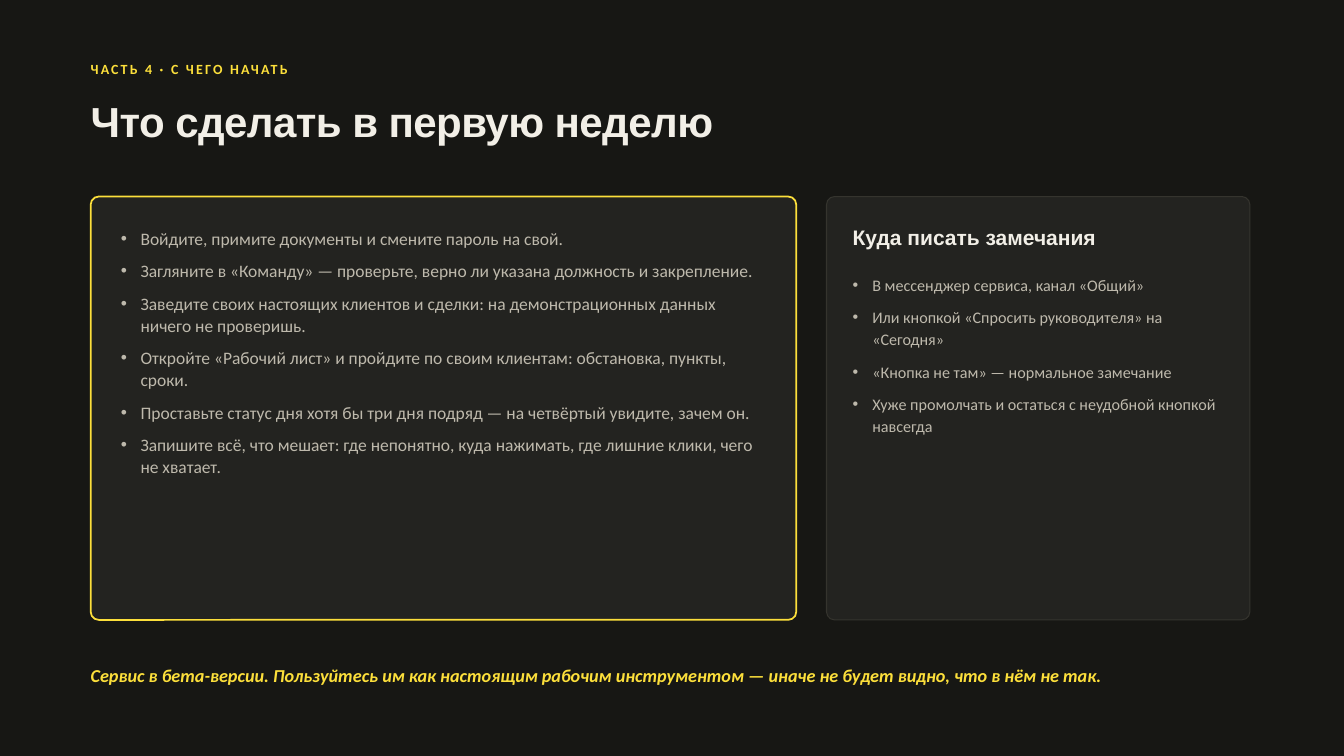
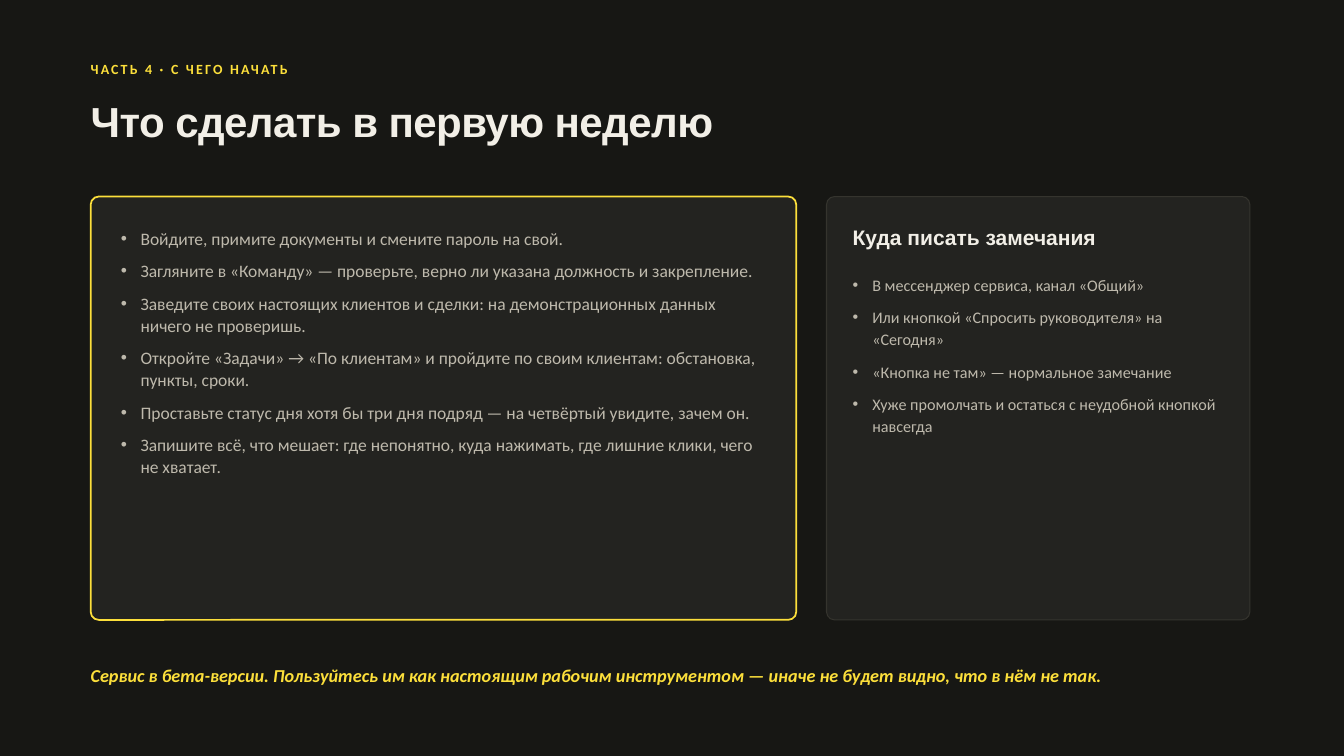
Before and after one commit to ArturFirstow/Colizeum__CRM, a slide deck: slide 36 of docs/Colizeum_Agency_обучение.pptx. Drawn at 1344x756 pixels with LibreOffice and Linux fonts; fonts in the diff are those of the drawing. Boxes give left, top, right and bottom in pixels: in the first picture for what was removed or moved away, otherwise in the second. Text is boxed around its words. In the diff, an @@ line names an element or a change of style, - is before the commit and + after.

```diff
--- a/docs/Colizeum_Agency_обучение.pptx
+++ b/docs/Colizeum_Agency_обучение.pptx
@@ text at [141,352,755,389]: text changed @@
-• Откройте «Рабочий лист» и пройдите по своим клиентам: обстановка, пункты, сроки.
+• Откройте «Задачи» → «По клиентам» и пройдите по своим клиентам: обстановка, пункты, сроки.
```
Also in this commit, not shown: 4 other slides changed, 11 other files.
